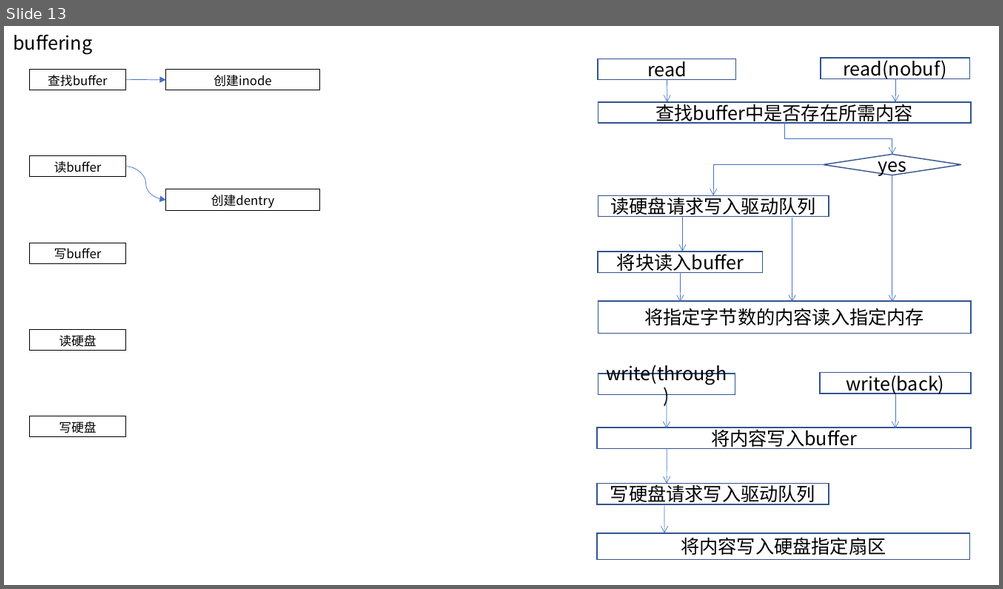
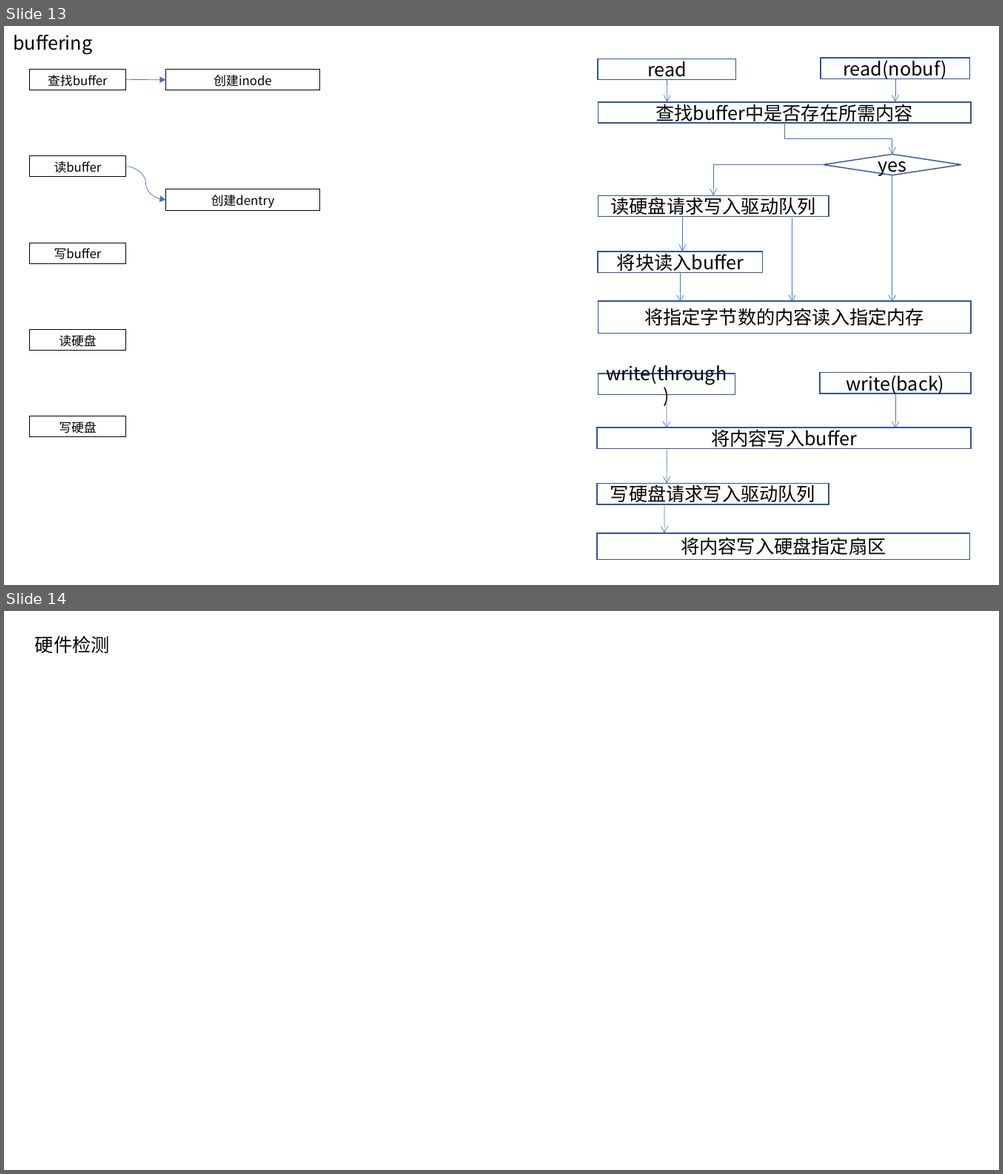
Before and after one commit to wei-coder/walnut, a slide deck: doc/fs.pptx. Shown one above the other, each under a label of ours: slide 13 before the commit, slides 13 and 14 after it. The pictures are 1003x589 and 1003x1174 pixels, drawn with LibreOffice and Linux fonts; fonts in the diff are those of the drawing. Boxes give left, top, right and bottom in pixels: in the first picture for what was removed or moved away, otherwise in the second. Text is boxed around its words. In the diff, an @@ line names an element or a change of style, - is before the commit and + after.

```diff
--- a/doc/fs.pptx
+++ b/doc/fs.pptx
@@ slide 14 added at (4,611,999,1170), background #FFFFFF @@
@@ text added at (35,635,110,653), 18 pt, text #000000 @@
+硬件检测
```
Also in this commit, not shown: 14 other files.
